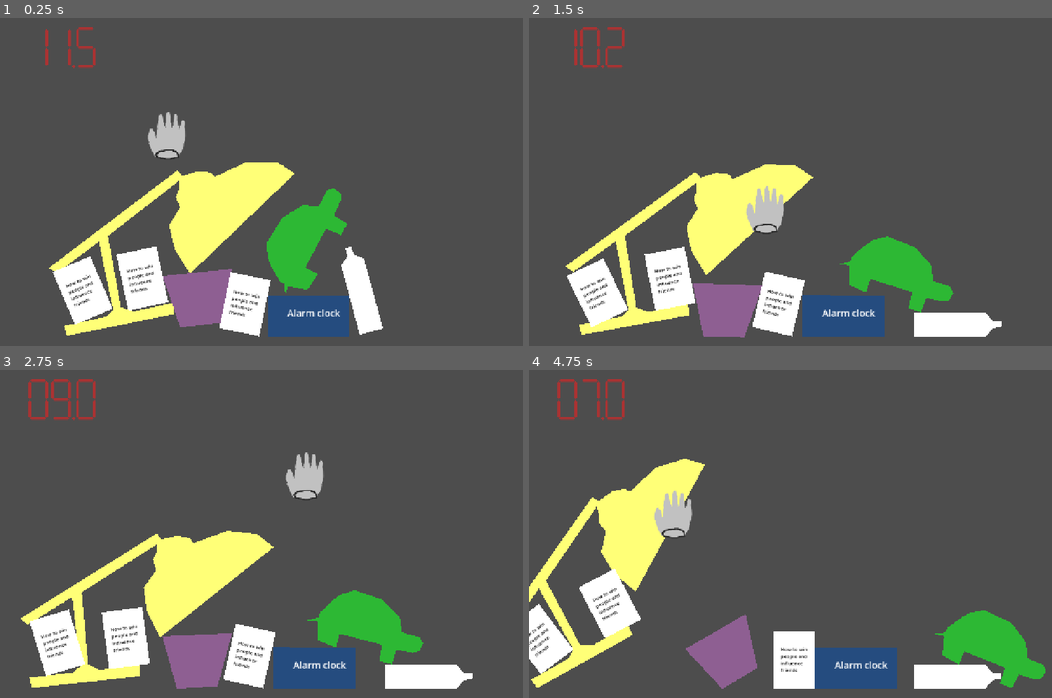
Above: before the commit, frames 1-4 (two rows, left to right).
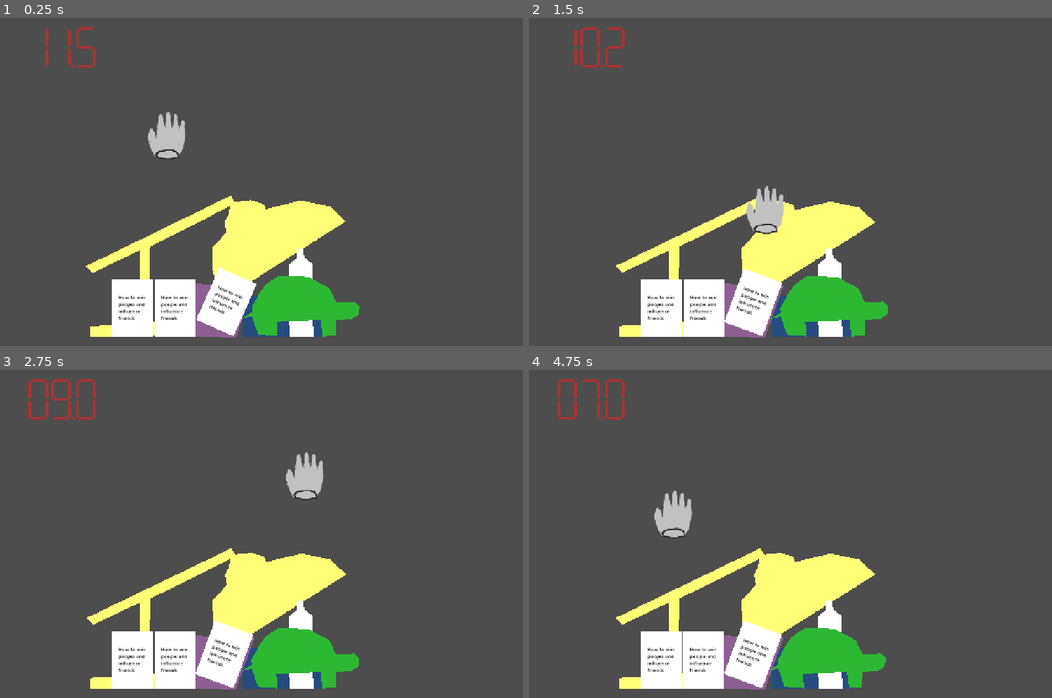
Above: after the commit, the same moments.

Repository: tom-frantz/gmtk-2026
Game: Godot game, scene res://scenes/minigames/alarm_clock_v2.tscn
Same seed, same stepped clock (60 frames per second), same inputs: the game is played once before the commit and once after it. This scene is started directly instead of the project's main scene.
Inputs (mouse positions are in pixels of both pictures, inside the frame that each line leads up to):
- Up to frame 1 (0.25 s): no input
- Up to frame 2 (1.5 s): move the mouse to (905, 185) at 0.52 s; click (905, 185) at 0.6 s; move the mouse to (685, 224) at 1.27 s; click (685, 224) at 1.35 s
- Up to frame 3 (2.75 s): move the mouse to (313, 471) at 2.02 s; click (313, 471) at 2.1 s
- Up to frame 4 (4.75 s): move the mouse to (764, 635) at 2.77 s; click (764, 635) at 2.85 s; move the mouse to (947, 616) at 3.52 s; click (947, 616) at 3.6 s; move the mouse to (633, 497) at 4.27 s; click (633, 497) at 4.35 s

The runs differ from the first frame. In frame 1, 19% of the frame differs, in the area x 9-74%, y 44-98%; in frame 2, 21%; in frame 3, 21%; in frame 4, 25%, in the area x 0-99%, y 27-98%.

Commit message:
fix: linux

Diff:
--- a/scenes/common/global_detector.gd
+++ b/scenes/common/global_detector.gd
@@ -13,6 +13,8 @@
 	return log(mask) / log(2)
 
 
+var first_frame: bool = true;
+
 # Called when the node enters the scene tree for the first time.
 func _ready() -> void:
 	pass
@@ -20,9 +22,15 @@
 
 # Called every frame. 'delta' is the elapsed time since the previous frame.
 func _process(delta: float) -> void:
+	# Areas aren't initialised properly on first frame, simply skip calcs for it.
+	if first_frame:
+		first_frame = false;
+		return
+
 	var debug: bool = get_parent().name == "DrinkBottle"
 	var current_log_mask = log_mask(collision_mask(self))
 	var largest_log_mask: int = -1;
+	print(get_overlapping_areas())
 	for overlapping in get_overlapping_areas():
 		# Get the log 2 of the collision mask
 		var log_mask = log_mask(collision_mask(overlapping))
